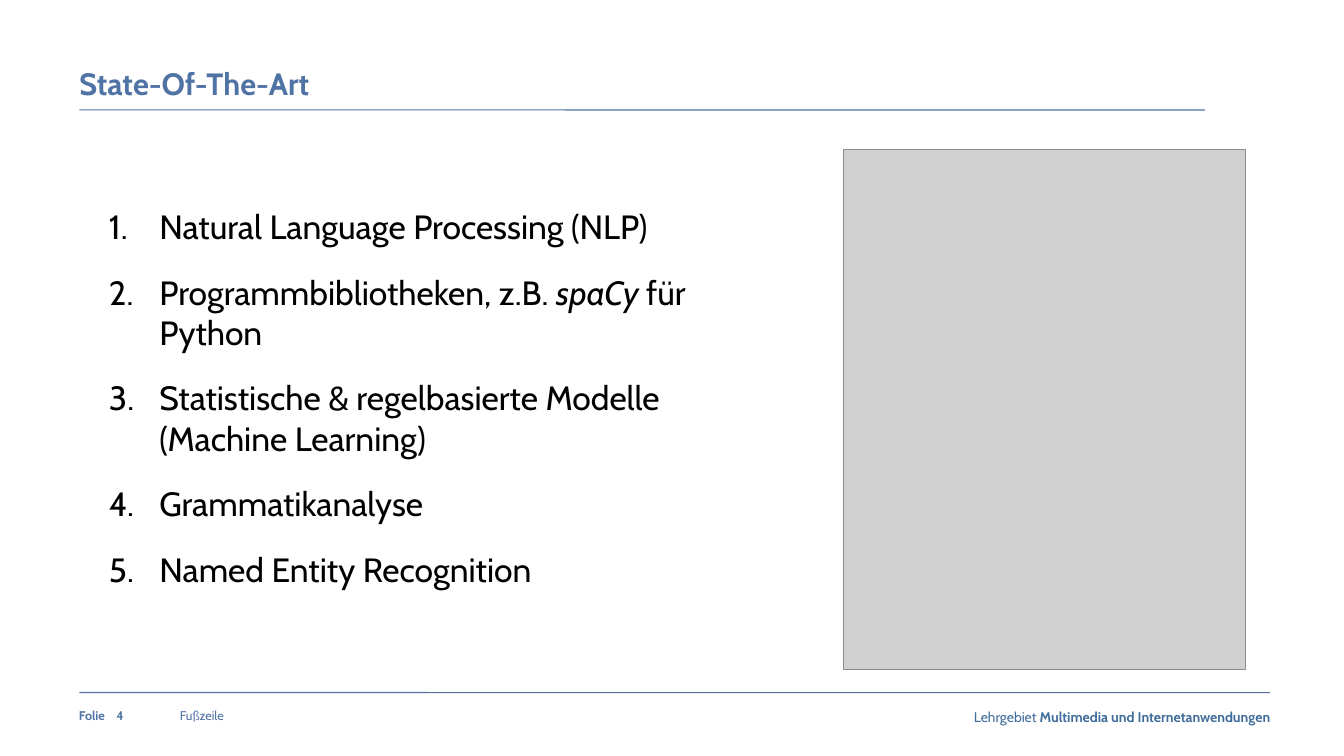
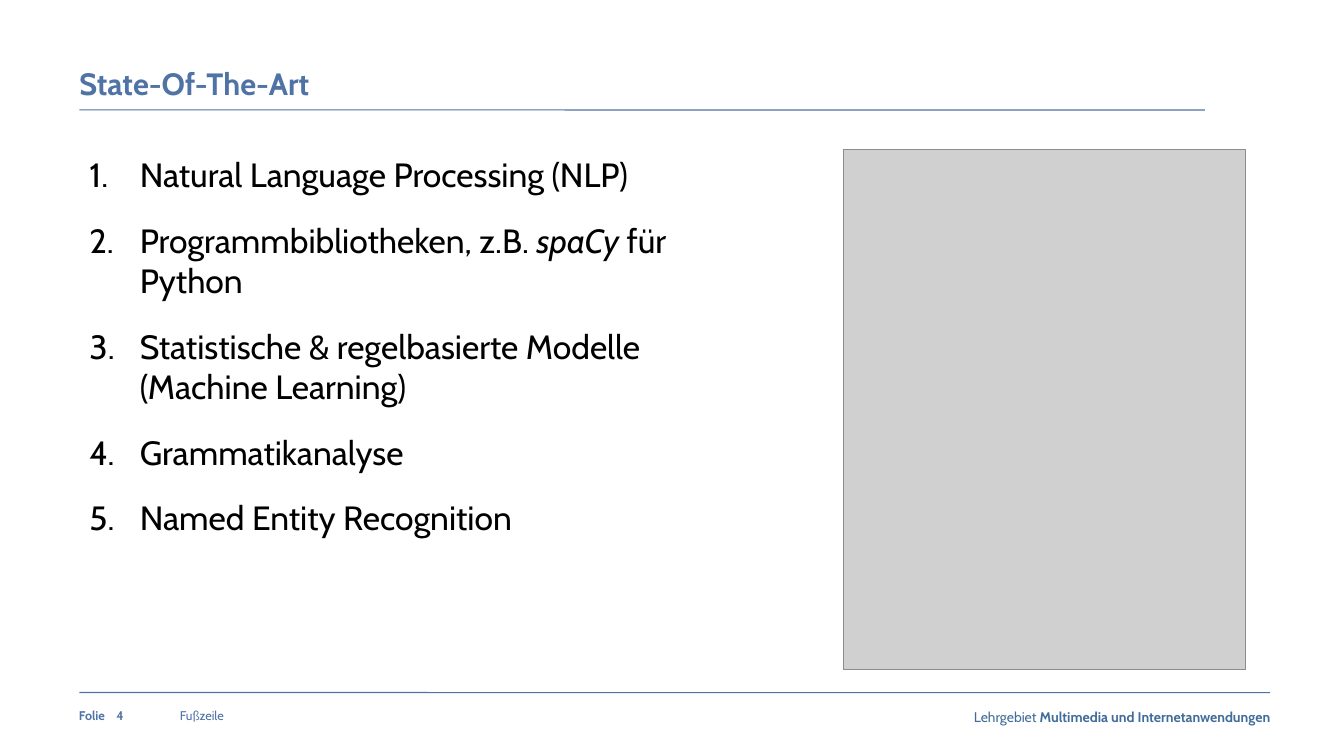
Before and after one commit to claraja/NLP_63458_WS22, a slide deck: slide 4 of Praesentation/Praesentation_Fachpraktikum_MedExtractor_Gruppe5.pptx. Drawn at 1344x756 pixels with LibreOffice and Linux fonts; fonts in the diff are those of the drawing; grey boxes stand for pictures; background and template pictures are left out. Boxes give left, top, right and bottom in pixels: in the first picture for what was removed or moved away, otherwise in the second. Text is boxed around its words. In the diff, an @@ line names an element or a change of style, - is before the commit and + after.

Commit message:
Statistische Auswertung in ppt

```diff
--- a/Praesentation/Praesentation_Fachpraktikum_MedExtractor_Gruppe5.pptx
+++ b/Praesentation/Praesentation_Fachpraktikum_MedExtractor_Gruppe5.pptx
@@ text "Natural Language Processing (NLP)": place and size @@
-text "Natural Language Processing (NLP)" at bbox=[159, 213, 686, 590]
+text "Natural Language Processing (NLP)" at bbox=[140, 161, 667, 538]
```
Also in this commit, not shown: 5 other slides changed, 2 slides added, 2 other files.
